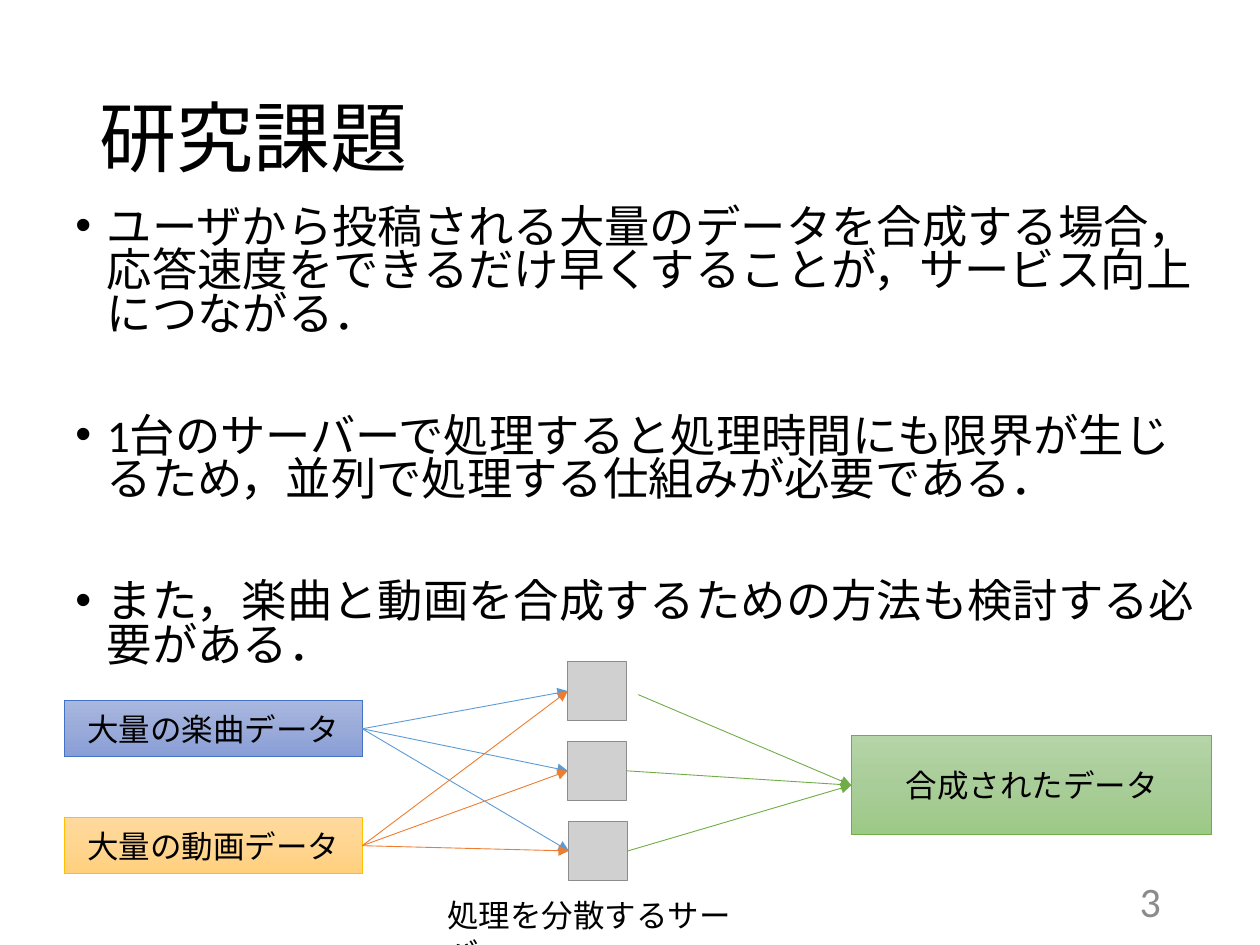
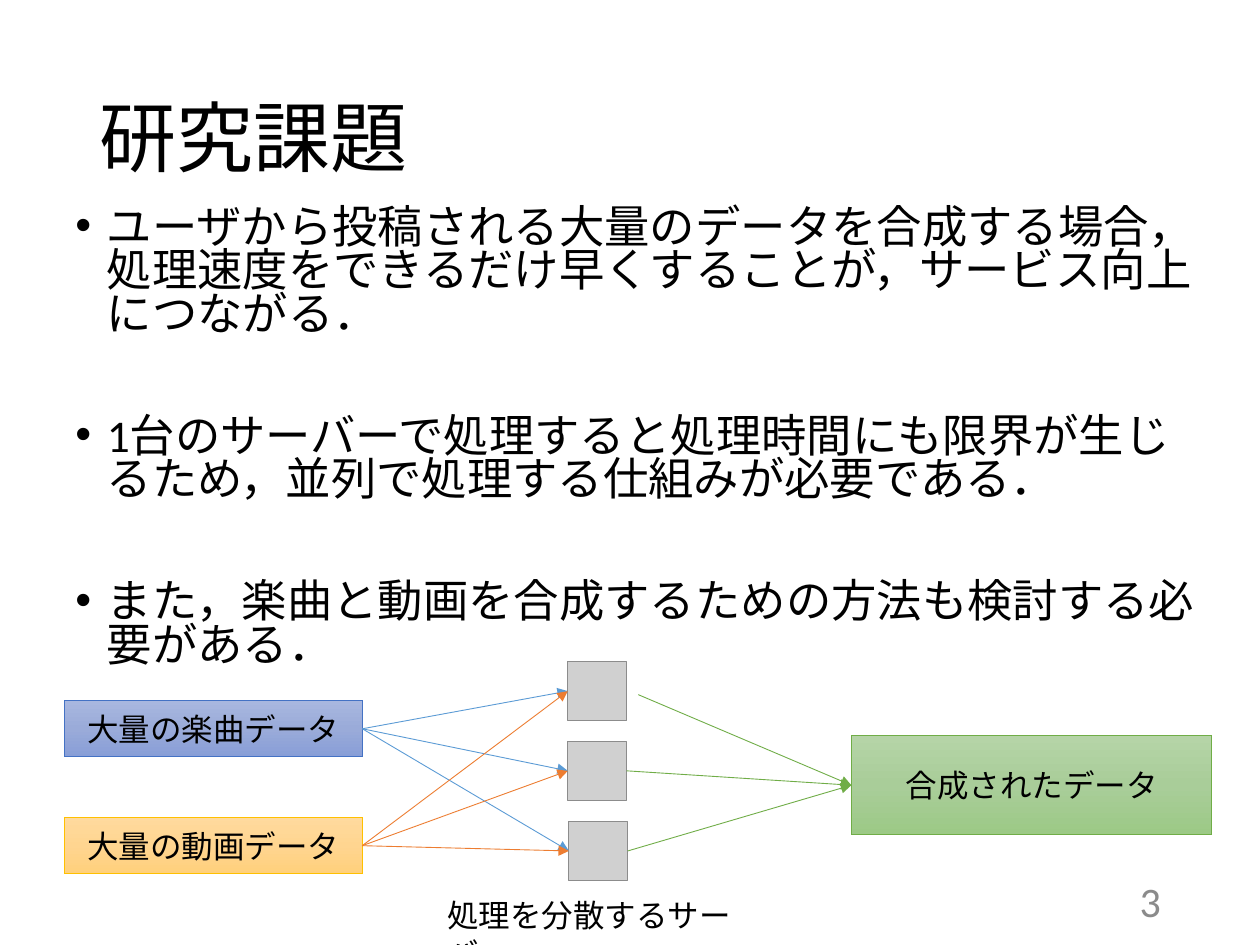
Before and after one commit to kait-takanolab/1821144-yoshii-thesis, a slide deck: slide 3 of 発表用スライド/1821144_yoshii_thesis.pptx. Drawn at 1260x945 pixels with LibreOffice and Linux fonts; fonts in the diff are those of the drawing; grey boxes stand for pictures. Boxes give left, top, right and bottom in pixels: in the first picture for what was removed or moved away, otherwise in the second. Text is boxed around its words. In the diff, an @@ line names an element or a change of style, - is before the commit and + after.

```diff
--- a/発表用スライド/1821144_yoshii_thesis.pptx
+++ b/発表用スライド/1821144_yoshii_thesis.pptx
@@ text at bbox=[107, 204, 1194, 333]: text changed @@
-• ユーザから投稿される大量のデータを合成する場合，応答速度をできるだけ早くすることが，サービス向上につながる．
+• ユーザから投稿される大量のデータを合成する場合，処理速度をできるだけ早くすることが，サービス向上につながる．
```
Also in this commit, not shown: 2 other slides changed, 1 slide added, 52 other files.
